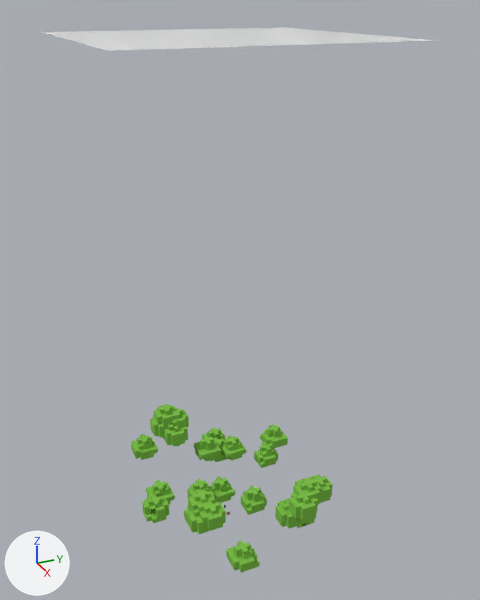
Renders of the Blender file MiBlend.blend from each side of a commit.
Camera for both pictures: a 50 mm lens placed at (109.6, -45.6, 106.0), pointed at (0.7, 3.4, 51.6). Every picture has the same lights, and +X, +Y and +Z are marked at lower left. The picture after the commit comes second.

The older version as bpy lines, for what is in view:
```python
me_minecraft_001 = bpy.data.meshes.new('minecraft.001')
me_minecraft_001.from_pydata(...)  # 1640 vertices, 1172 faces; spans x -17.8..21.2, y -6.6..11.4, z -19.5..18.5
me_minecraft_001.materials.append(mat_minecraft_block_oak_leaves)  # its picture is missing
me_plane = bpy.data.meshes.new('Plane')
me_plane.from_pydata([(-25.0, -25.0, 0.0), (25.0, -25.0, 0.0), (-25.0, 25.0, 0.0), (25.0, 25.0, 0.0)], [], [(0, 1, 3, 2)])
me_plane.materials.append(mat_clouds)
ob_clouds = bpy.data.objects.new('Clouds', me_plane)
ob_clouds.location = (0.0, 0.0, 100.0)
ob_clouds.visible_shadow = False
ob_minecraft_001 = bpy.data.objects.new('minecraft.001', me_minecraft_001)
ob_minecraft_001.location = (0.0, 0.0, 8.4)
ob_minecraft_001.rotation_euler = (1.571, 0.0, 0.0)  # degrees (90, 0, 0)
```
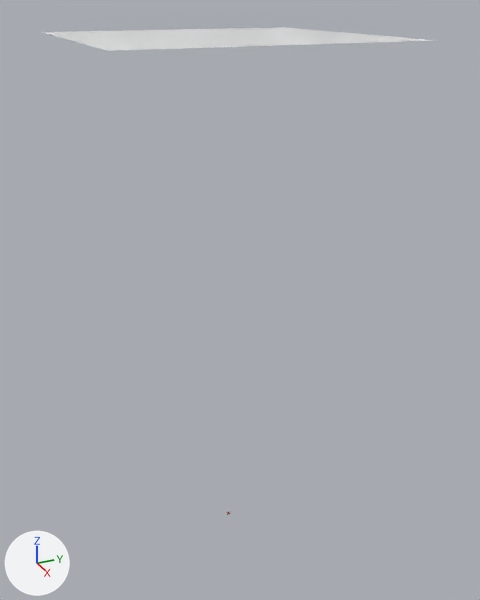
The change, as JSON lines over the scene's bpy script:
```json
{"op": "remove", "block": "ob_minecraft_001", "code": ["ob_minecraft_001 = bpy.data.objects.new('minecraft.001', me_minecraft_001)", "ob_minecraft_001.location = (0.0, 0.0, 8.4)", "ob_minecraft_001.rotation_euler = (1.571, 0.0, 0.0)  # degrees (90, 0, 0)"]}
```

Boxes (x1, y1, x2, y2) around the edits, measured in the pictures (480 x 600 px):
```json
{"object": "minecraft.001", "change": "deleted", "before": [131, 404, 333, 573], "on screen": "green"}
```
